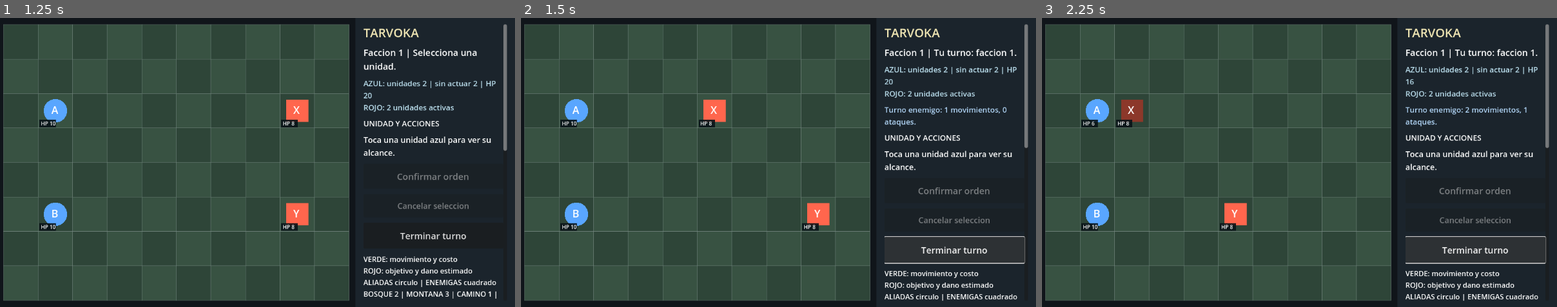
Above: before the commit, frames 1-3 (left to right).
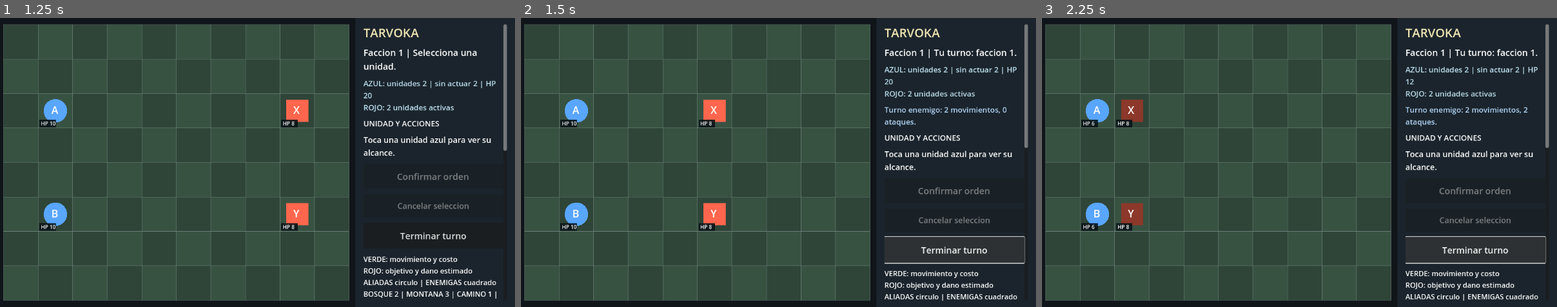
Above: after the commit, the same moments.

Repository: edwinrodri12/Tarvoka
Game: Godot game, scene res://scenes/Main.tscn
The game is run twice, just before and just after one commit, with the same random seed, the same clock (stepped at 60 frames per second) and the same inputs.
Inputs (mouse positions are in pixels of both pictures, inside the frame that each line leads up to):
- Up to frame 1 (1.25 s): tap Enter at 0.5 s; drag from (175, 162) to (309, 98) at 0.52 s
- Up to frame 2 (1.5 s): click "Terminar turno" at 1.25 s
- Up to frame 3 (2.25 s): click "Terminar turno" at 2 s

Frame 1 is identical in both runs. In frame 2, 0.8% of the frame differs, in the area x 34-83%, y 30-74%; in frame 3, 0.8%, in the area x 9-95%, y 21-74%.

Commit message:
feat(ai): follow one-move-one-attack lifecycle and respect ranged targets

Diff:
--- a/scripts/core/BasicAI.gd
+++ b/scripts/core/BasicAI.gd
@@ -4,6 +4,7 @@
 const Session = preload("res://scripts/core/BattleSession.gd")
 const Rules = preload("res://scripts/core/Rules.gd")
 const Combat = preload("res://scripts/core/Combat.gd")
+const Turns = preload("res://scripts/core/Turns.gd")
 const Visibility = preload("res://scripts/core/Visibility.gd")
 
 # Tactical AI v2: bounded, deterministic, scene-independent and rule-compliant.
@@ -45,7 +46,7 @@
     var hit_score := -999999
     for unit in friends:
         for enemy in enemies:
-            if _distance(unit["pos"], enemy["pos"]) != 1:
+            if not Turns.in_attack_range(unit, enemy):
                 continue
             var preview: Dictionary = Combat.resolve(
                 int(unit.get("hp", 0)), int(enemy.get("hp", 0)),
@@ -102,6 +103,8 @@
     var best_id := ""
     var best_cell := Vector2i(-1, -1)
     for unit in friends:
+        if bool(unit.get("moved", false)):
+            continue
         var blocked: Array[Vector2i] = occupied.duplicate()
         blocked.erase(unit["pos"])
         var reachable: Dictionary = Rules.reachable(
@@ -153,12 +156,14 @@
     var best_cell := Vector2i(-1, -1)
     var best_score := -999999
     for ally in friends:
+        if bool(ally.get("moved", false)):
+            continue
         var hp: int = int(ally.get("hp", 0))
         if hp <= 0 or hp > 3:
             continue
         var threatened := false
         for enemy in enemies:
-            if _distance(ally["pos"], enemy["pos"]) != 1:
+            if not Turns.in_attack_range(enemy, ally):
                 continue
             var incoming: Dictionary = Combat.resolve(
                 int(enemy.get("hp", 0)), hp,
@@ -229,6 +234,8 @@
     # feed. Never consult the current hidden enemy position or HP.
     var sightings: Dictionary = Visibility.last_known_contacts(state, faction)
     for unit in friends:
+        if bool(unit.get("moved", false)):
+            continue
         var blocked: Array[Vector2i] = occupied.duplicate()
         blocked.erase(unit["pos"])
         var reachable: Dictionary = Rules.reachable(unit["pos"], int(unit.get("move_points", 0)), knowledge["terrain"], blocked)
@@ -298,6 +305,8 @@
         if not threatened:
             continue
         for ally in friends:
+            if bool(ally.get("moved", false)):
+                continue
             # Do not desert a different relay to protect this one.
             var guard_needed_elsewhere := false
             for other in knowledge["control"]["nodes"]:
@@ -340,6 +349,8 @@
     var best_id := ""
     var best_cell := Vector2i(-1, -1)
     for unit in friends:
+        if bool(unit.get("moved", false)):
+            continue
         var blocked: Array[Vector2i] = occupied.duplicate()
         blocked.erase(unit["pos"])
         var reachable: Dictionary = Rules.reachable(unit["pos"], int(unit.get("move_points", 0)), knowledge["terrain"], blocked)
